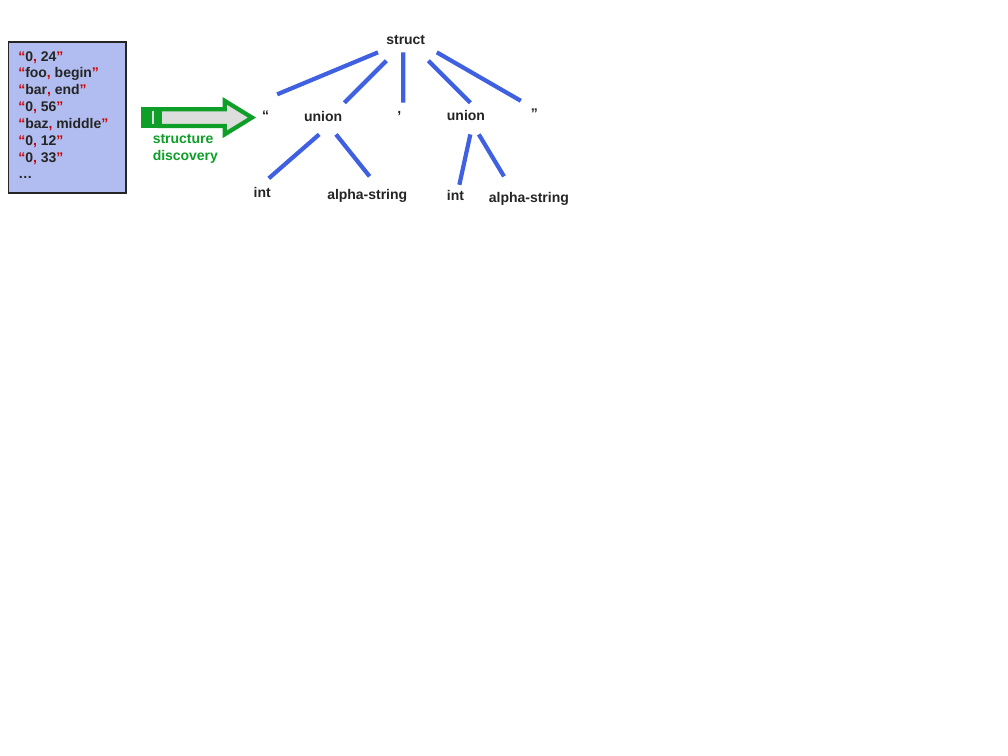
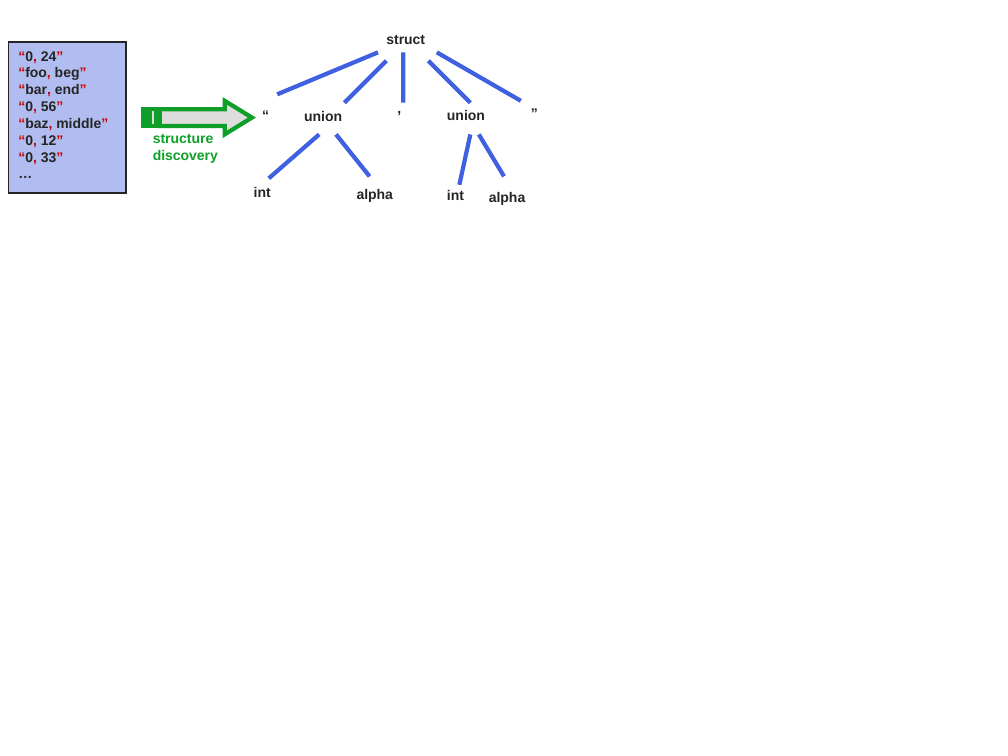
Before and after one commit to cornell-pl/forest, a slide deck: slide 30 of pads/Notes/DARPA/Kickoff.ppt. Drawn at 1008x756 pixels with LibreOffice and Linux fonts; fonts in the diff are those of the drawing. Boxes give left, top, right and bottom in pixels: in the first picture for what was removed or moved away, otherwise in the second. Text is boxed around its words. In the diff, an @@ line names an element or a change of style, - is before the commit and + after.

```diff
--- a/pads/Notes/DARPA/Kickoff.ppt
+++ b/pads/Notes/DARPA/Kickoff.ppt
@@ text in rectangle at bbox=[18, 67, 87, 80]: text changed @@
-“foo, begin”
+“foo, beg”
@@ text at bbox=[357, 189, 393, 202]: text changed @@
-alpha-string
+alpha
@@ text at bbox=[489, 192, 525, 205]: text changed @@
-alpha-string
+alpha
```
Also in this commit, not shown: 10 other slides changed, 3 slides added, 3 slides removed.
